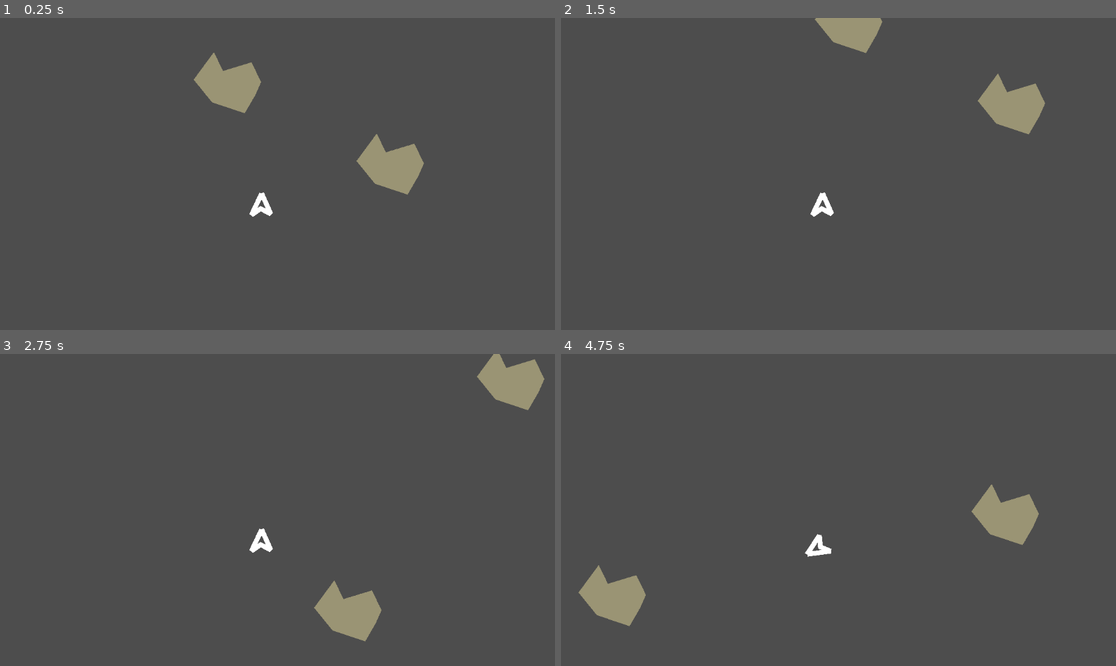
Above: before the commit, frames 1-4 (two rows, left to right).
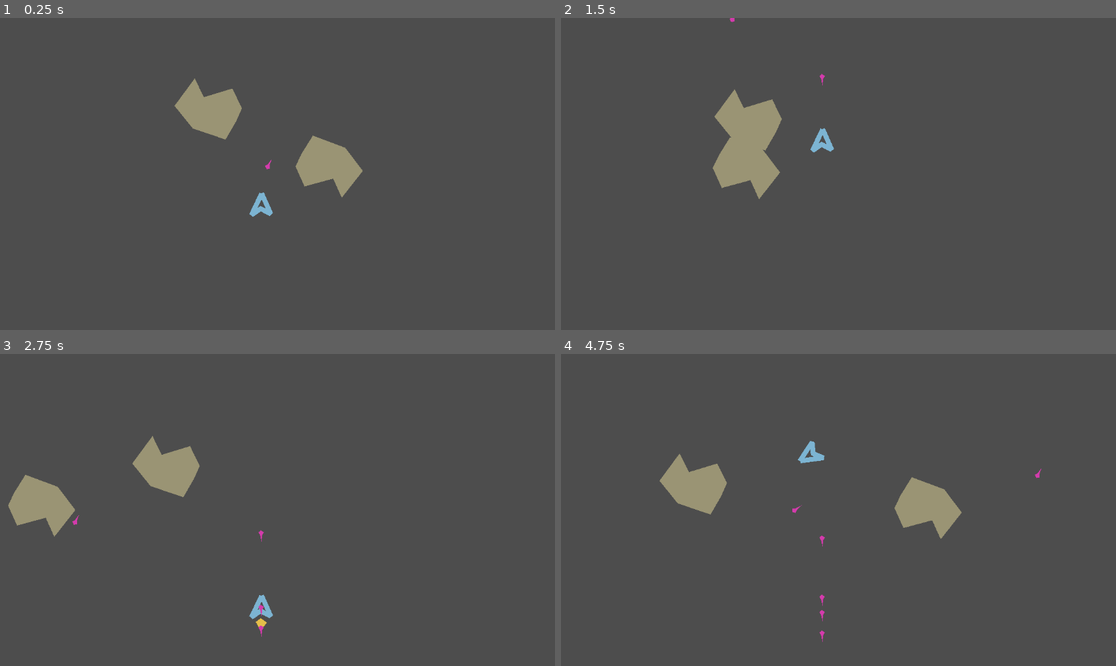
Above: after the commit, the same moments.

Repository: unblinky/space-rocks-plus
Game: Godot game, scene res://Main/Main.tscn
Two runs of this game, one before a commit and one after it. Both use one fixed random seed, a clock stepped at 60 frames per second and the inputs below.
Inputs (mouse positions are in pixels of both pictures, inside the frame that each line leads up to):
- Up to frame 1 (0.25 s): no input
- Up to frame 2 (1.5 s): move the mouse to (960, 158) at 0.52 s; hold Right mouse button (thrust) 0.53-1.28 s; click (960, 158) at 0.6 s; move the mouse to (727, 189) at 1.27 s; right-click (727, 189) at 1.35 s
- Up to frame 3 (2.75 s): click (166, 525) at 1.55 s; move the mouse to (333, 441) at 2.02 s; hold Right mouse button (thrust) from 2.03 s (still down); click (333, 441) at 2.1 s
- Up to frame 4 (4.75 s): move the mouse to (810, 572) at 2.77 s; release Right mouse button (thrust) at 2.78 s; right-click (810, 572) at 2.85 s; click (810, 572) at 3.05 s; move the mouse to (1005, 556) at 3.52 s; hold A (turn_ccw) 3.53-4.28 s; right-click (1005, 556) at 3.8 s; move the mouse to (672, 463) at 4.27 s; tap D (turn_cw) at 4.35 s; click (672, 463) at 4.55 s

The runs differ from the first frame. In frame 1, 5.1% of the frame differs, in the area x 31-77%, y 11-64%; in frame 2, 5.3%; in frame 3, 5.8%; in frame 4, 5.9%, in the area x 3-87%, y 27-93%.

Commit message:
Bullet and thrust.

Diff:
--- /dev/null
+++ b/Code/Bullet/Bullet.gd
@@ -0,0 +1,10 @@
+extends ScreenWrapper
+class_name Bullet
+
+var ship: Ship
+var speed = 320
+
+func _process(delta: float) -> void:
+	super._process(delta)
+	var direction = Vector2(sin(rotation), -cos(rotation))
+	position += direction * speed * delta
--- /dev/null
+++ b/Code/Bullet/Bullet.tscn
@@ -0,0 +1,10 @@
+[gd_scene format=3 uid="uid://db3otv5j2cbxb"]
+
+[ext_resource type="Script" uid="uid://b3bidixqrwjxb" path="res://Bullet/Bullet.gd" id="1_qratc"]
+
+[node name="Bullet" type="Node2D" unique_id=490998320]
+script = ExtResource("1_qratc")
+
+[node name="Polygon2D" type="Polygon2D" parent="." unique_id=1939225971]
+color = Color(0.83472717, 0.23181972, 0.6745137, 1)
+polygon = PackedVector2Array(-0.29057562, 7.963656, -4.4484696, -0.35213232, 0.3455912, -4.5685673, 6.8071146, -0.26088428, 3.4817295, 4.9333453, 1.5420431, 19.287037)
--- a/Code/Main/Main.tscn
+++ b/Code/Main/Main.tscn
@@ -3,17 +3,23 @@
 [ext_resource type="Script" uid="uid://cgke8bpq05cbs" path="res://Main/Main.gd" id="1"]
 [ext_resource type="PackedScene" uid="uid://duiesnqf505sd" path="res://Rock/Rock.tscn" id="2_83ytx"]
 [ext_resource type="PackedScene" uid="uid://dhmmlqnos0d8n" path="res://Ship/Ship.tscn" id="3_amygn"]
+[ext_resource type="PackedScene" uid="uid://db3otv5j2cbxb" path="res://Bullet/Bullet.tscn" id="4_ps1la"]
 
 [node name="Main" type="Node" unique_id=989623172]
 script = ExtResource("1")
 
 [node name="Rock" parent="." unique_id=205476171 instance=ExtResource("2_83ytx")]
-position = Vector2(439, 159)
+position = Vector2(433, 184)
 speed = 50.0
 
 [node name="Rock2" parent="." unique_id=440210740 instance=ExtResource("2_83ytx")]
-position = Vector2(777, 328)
+position = Vector2(751, 309)
+rotation = 3.1727662
 speed = 300.0
 
 [node name="Ship" parent="." unique_id=847243706 instance=ExtResource("3_amygn")]
 position = Vector2(541, 399)
+
+[node name="Bullet" parent="." unique_id=490998320 instance=ExtResource("4_ps1la")]
+position = Vector2(596.00006, 241.00003)
+rotation = 3.6651917
--- a/Code/Rock/Rock.gd
+++ b/Code/Rock/Rock.gd
@@ -1,4 +1,4 @@
-extends Node2D
+extends ScreenWrapper
 class_name Rock
 
 var main: Main
@@ -6,21 +6,8 @@
 @export var speed: float = 150
 
 func _ready() -> void:
-	#velocity = Vector2(randf_range(-speed, speed), randf_range(-speed, speed))
-
-	# TEST: just testing.
-	velocity = Vector2(100, -100)
+	velocity = Vector2(randf_range(-speed, speed), randf_range(-speed, speed))
 
 func _process(delta: float) -> void:
+	super._process(delta)
 	position += velocity * delta
-
-	# Wrap.
-	if position.x > get_viewport().size.x:
-		position.x = 0
-	elif position.x < 0:
-		position.x = get_viewport().size.x
-
-	elif position.y > get_viewport().size.y:
-		position.y = 0
-	elif position.y < 0:
-		position.y = get_viewport().size.y
--- /dev/null
+++ b/Code/ScreenWrapper/ScreenWrapper.gd
@@ -0,0 +1,14 @@
+extends Node2D
+class_name ScreenWrapper
+
+func _process(_delta: float) -> void:
+	# Wrap.
+	if position.x > get_viewport().size.x:
+		position.x = 0
+	elif position.x < 0:
+		position.x = get_viewport().size.x
+
+	elif position.y > get_viewport().size.y:
+		position.y = 0
+	elif position.y < 0:
+		position.y = get_viewport().size.y
--- a/Code/Ship/Ship.gd
+++ b/Code/Ship/Ship.gd
@@ -1,13 +1,39 @@
-extends Node2D
+extends ScreenWrapper
 class_name Ship
 
-var turn_speed = 180 # degrees / sec.
+const BULLET = preload("res://Bullet/Bullet.tscn")
+@onready var flame: Polygon2D = $Flame
+
+var turn_speed: float = 180.0 # degrees / sec.
+var speed: float = 300.0 # Magic unit.
+var velocity: Vector2 = Vector2.ZERO
 
 func _ready() -> void:
-	pass # Replace with function body.
+	flame.hide()
 
 func _process(delta: float) -> void:
+	super._process(delta)
+
 	if Input.is_action_pressed("turn_ccw"):
 		rotation_degrees -= turn_speed * delta
 	if Input.is_action_pressed("turn_cw"):
 		rotation_degrees += turn_speed * delta
+
+	if Input.is_action_pressed("thrust"):
+		var direction = Vector2(sin(rotation), -cos(rotation))
+		velocity += direction * speed * delta
+		flame.show()
+		print("Thrust")
+
+	if Input.is_action_just_released("thrust"):
+		flame.hide()
+
+	# Spawn bullet, pos, reparent.
+	if Input.is_action_just_pressed("fire"):
+		var bullet: Bullet = BULLET.instantiate()
+		bullet.position = self.position
+		bullet.rotation = self.rotation
+		self.get_parent().add_child(bullet)
+		print("fire")
+
+	position += velocity * delta
--- a/Code/Ship/Ship.tscn
+++ b/Code/Ship/Ship.tscn
@@ -5,5 +5,10 @@
 [node name="Ship" type="Node2D" unique_id=847243706]
 script = ExtResource("1_11244")
 
-[node name="Line2D" type="Line2D" parent="." unique_id=769128378]
+[node name="Hull" type="Line2D" parent="." unique_id=769128378]
 points = PackedVector2Array(2, -34, -19, 10, 0, -3, 21, 8, 2, -35)
+default_color = Color(0.4853003, 0.70452154, 0.82498246, 1)
+
+[node name="Flame" type="Polygon2D" parent="." unique_id=1280344611]
+color = Color(0.90183246, 0.74719435, 0.29116035, 1)
+polygon = PackedVector2Array(0, 12, -10, 20, 0, 38, 13, 21)
--- a/Code/project.godot
+++ b/Code/project.godot
@@ -41,6 +41,14 @@
 "events": [Object(InputEventMouseButton,"resource_local_to_scene":false,"resource_name":"","device":-1,"window_id":0,"a …(258 unchanged characters)…
 ]
 }
+pause={
+"deadzone": 0.2,
+"events": []
+}
+launch_ship={
+"deadzone": 0.2,
+"events": []
+}
 
 [physics]
 
Not shown, added: Code/Bullet/Bullet.gd.uid
Not shown, added: Code/ScreenWrapper/ScreenWrapper.gd.uid
